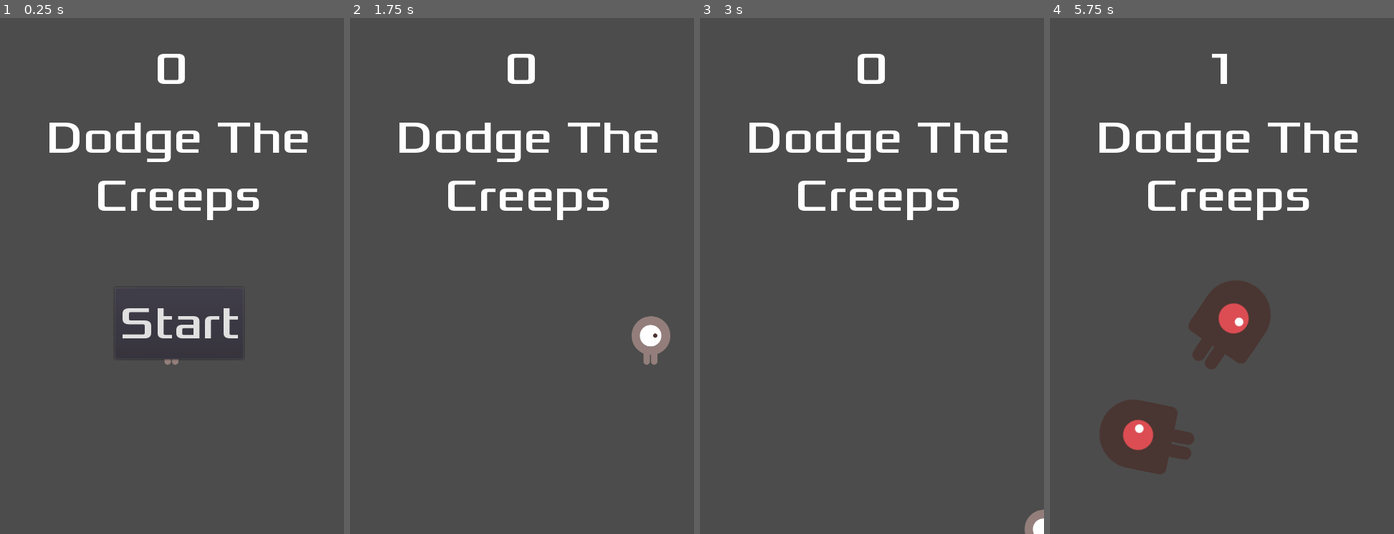
Above: before the commit, frames 1-4 (left to right).
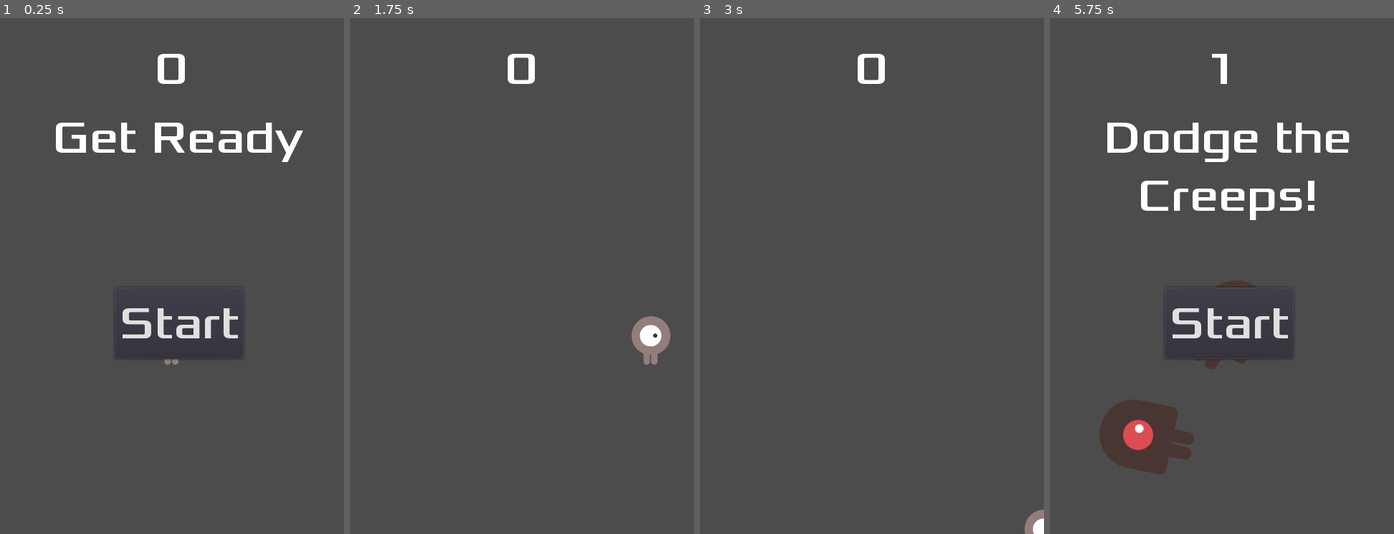
Above: after the commit, the same moments.

Repository: marcelosans/Dodge-The-Creeps-Marcel-Lejk
Game: Godot game, scene res://Main.tscn
Same seed, same stepped clock (60 frames per second), same inputs: the game is played once before the commit and once after it.
Inputs:
- Up to frame 1 (0.25 s): no input
- Up to frame 2 (1.75 s): click "Start" at 0.5 s; tap Enter at 1.25 s; hold Right (move_right) from 1.28 s (still down)
- Up to frame 3 (3 s): release Right (move_right) at 2.03 s; hold Down (move_down) 2.03-2.78 s; hold Right (move_right) from 2.78 s (still down)
- Up to frame 4 (5.75 s): release Right (move_right) at 3.53 s; hold Up (move_up) 3.53-4.28 s; hold Left (move_left) from 4.28 s (still down)

The runs differ from the first frame. In frame 1, 3.5% of the frame differs, in the area x 14-90%, y 20-40%; in frame 2, 2.8%; in frame 3, 2.8%; in frame 4, 4.8%, in the area x 14-90%, y 20-67%.
Error before the commit: Invalid set index 'text' (on base: 'null instance') with value of type 'String'. (res://HUD.gd:7)

Commit message:
Joc Jugable V1

Diff:
--- a/HUD.tscn
+++ b/HUD.tscn
@@ -15,7 +15,7 @@
 text = "0"
 align = 1
 
-[node name="Missatge" type="Label" parent="."]
+[node name="Message" type="Label" parent="."]
 margin_left = 64.0
 margin_top = 128.0
 margin_right = 433.0
